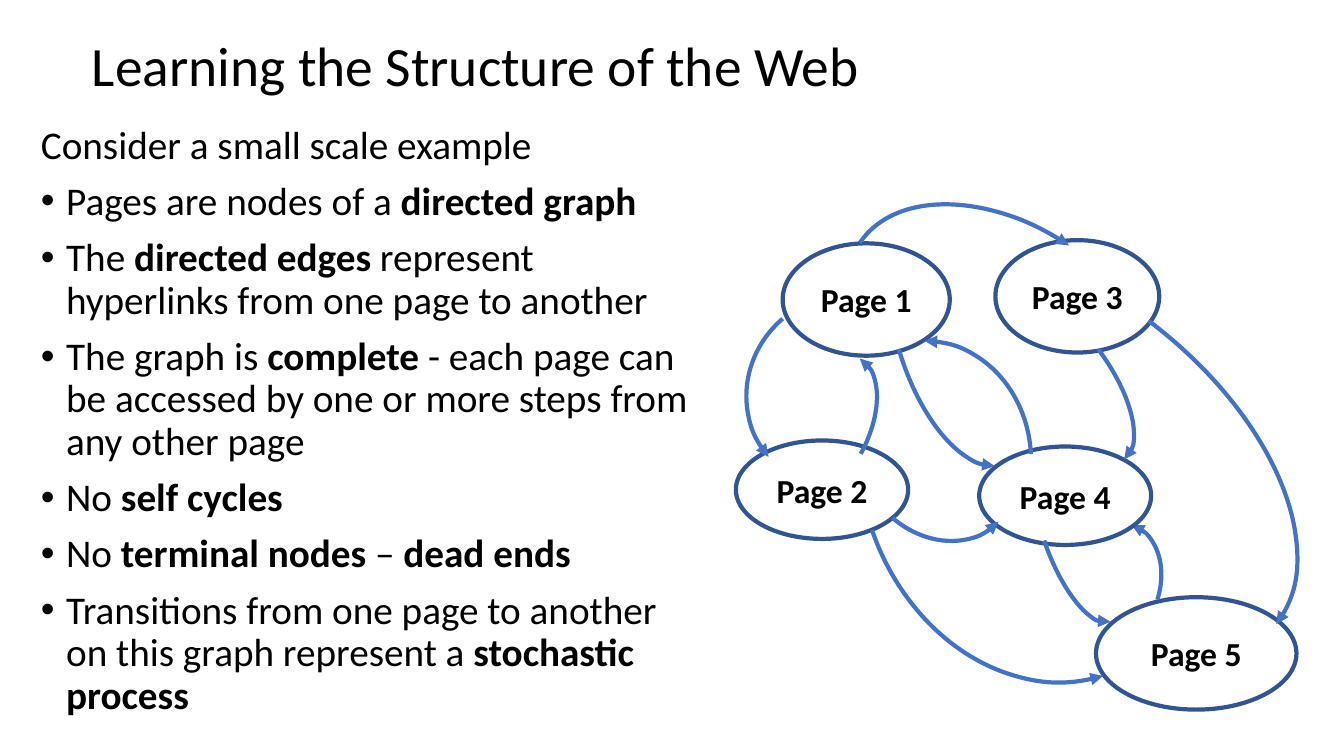
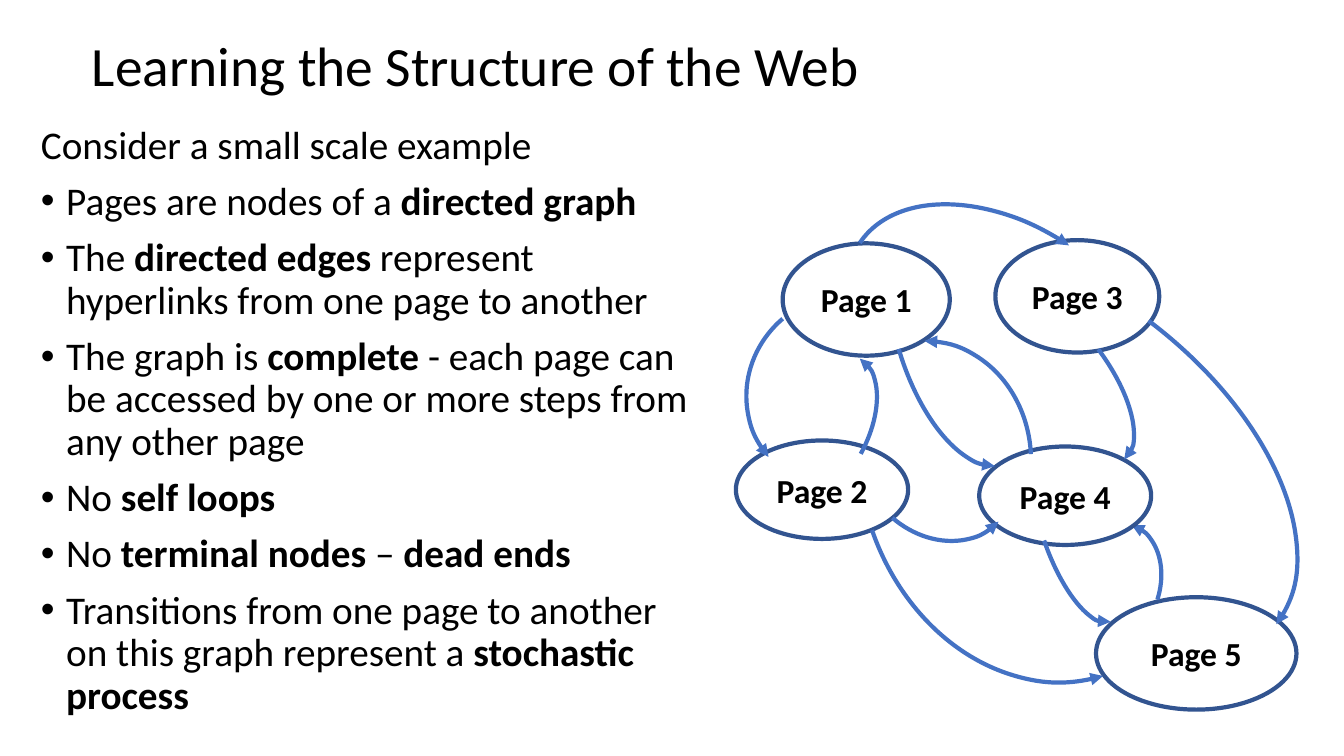
Before and after one commit to StephenElston/CSCI-E-108, a slide deck: slide 32 of slides/5_WebSearching.pptx (slide 31 before the commit). Drawn at 1344x756 pixels with LibreOffice and Linux fonts; fonts in the diff are those of the drawing. Boxes give left, top, right and bottom in pixels: in the first picture for what was removed or moved away, otherwise in the second. Text is boxed around its words. In the diff, an @@ line names an element or a change of style, - is before the commit and + after.

```diff
--- a/slides/5_WebSearching.pptx
+++ b/slides/5_WebSearching.pptx
@@ text at [66, 483, 275, 517]: text changed @@
-• No self cycles
+• No self loops
```
Also in this commit, not shown: 3 other slides changed, 1 slide added.
